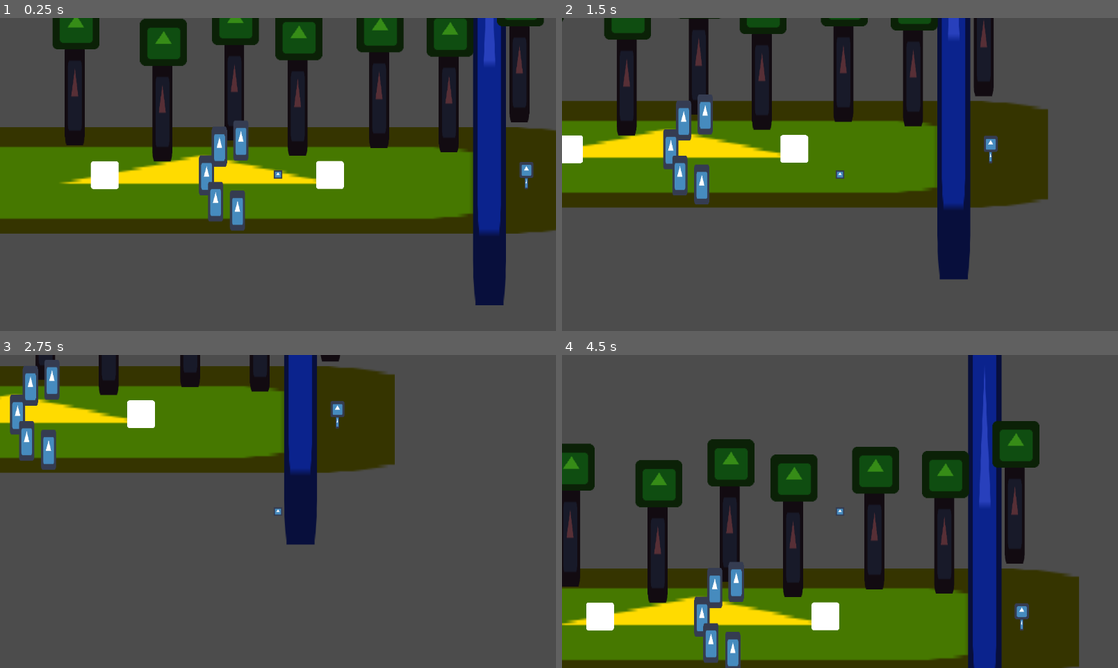
Above: before the commit, frames 1-4 (two rows, left to right).
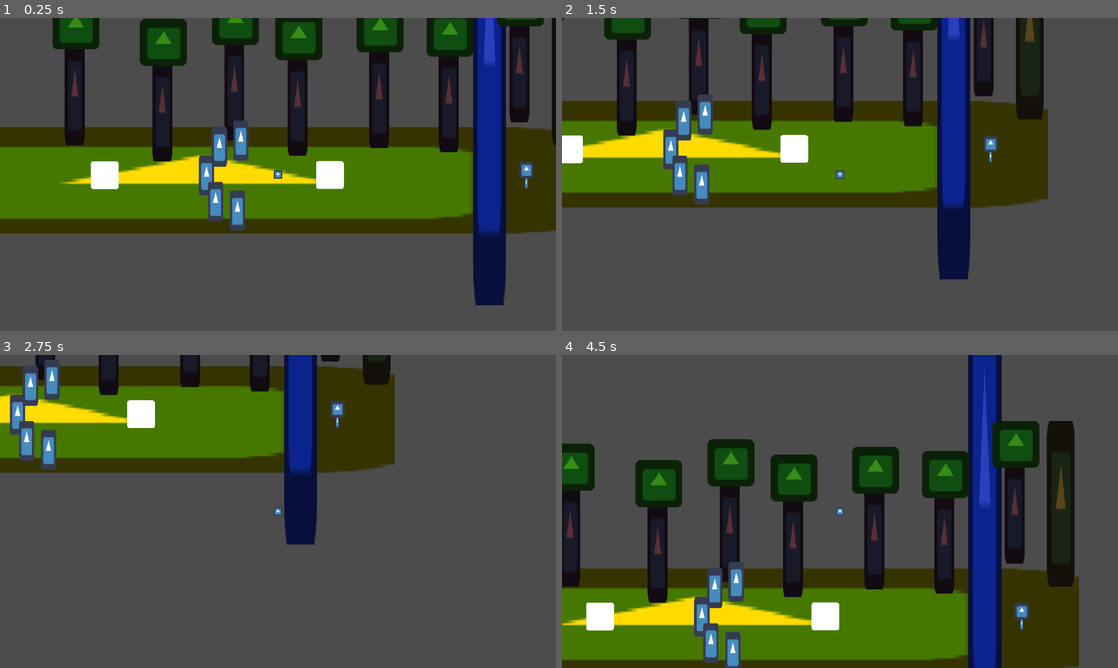
Above: after the commit, the same moments.

Repository: kjanuska/Independent-Study-Game
Game: Godot game, scene res://Scenes/Main.tscn
Two runs of this game, one before a commit and one after it. Both use one fixed random seed, a clock stepped at 60 frames per second and the inputs below. The engine's default icon, where the game draws it, is replaced by a stand-in: a white triangle on a blue panel in a dark square.
Inputs (mouse positions are in pixels of both pictures, inside the frame that each line leads up to):
- Up to frame 1 (0.25 s): no input
- Up to frame 2 (1.5 s): tap Enter at 0.5 s; move the mouse to (962, 158) at 0.52 s; hold D (ui_right) 0.53-1.28 s; hold E (Interact) 0.53-1.28 s; move the mouse to (728, 190) at 1.27 s; hold S (ui_down) from 1.28 s (still down); click (728, 190) at 1.35 s
- Up to frame 3 (2.75 s): move the mouse to (333, 442) at 2.02 s; release S (ui_down) at 2.03 s; hold D (ui_right) from 2.03 s (still down); hold Right mouse button (shoot) from 2.03 s (still down)
- Up to frame 4 (4.5 s): move the mouse to (812, 574) at 2.77 s; release D (ui_right) at 2.78 s; release Right mouse button (shoot) at 2.78 s; hold W (ui_up) 2.78-3.53 s; tap Space (space) at 2.85 s; move the mouse to (1006, 558) at 3.52 s; hold E (Interact) 3.53-4.28 s; hold A (ui_left) from 3.53 s (still down); move the mouse to (673, 464) at 4.27 s; click (673, 464) at 4.35 s

The runs differ from the first frame. In frame 1, 0.3% of the frame differs, in the area x 99-100%, y 0-41%; in frame 2, 1.6%; in frame 3, 0.5%; in frame 4, 2.7%, in the area x 87-93%, y 21-74%.

Commit message:
added falling log

Diff:
--- /dev/null
+++ b/Scenes/Log.tscn
@@ -0,0 +1,33 @@
+[gd_scene load_steps=4 format=2]
+
+[ext_resource path="res://Scripts/Log.gd" type="Script" id=1]
+[ext_resource path="res://icon.png" type="Texture" id=2]
+
+[sub_resource type="Animation" id=1]
+resource_name = "fall"
+length = 2.0
+step = 0.01
+tracks/0/type = "value"
+tracks/0/path = NodePath(".:rotation_degrees")
+tracks/0/interp = 2
+tracks/0/loop_wrap = true
+tracks/0/imported = false
+tracks/0/enabled = true
+tracks/0/keys = {
+"times": PoolRealArray( 0, 0.16, 0.22, 0.56, 2 ),
+"transitions": PoolRealArray( 1, 1, 0.965936, 1.93187, 1 ),
+"update": 0,
+"values": [ 0.0, 2.0, -2.0, 7.0, -90.0 ]
+}
+
+[node name="Log" type="Node2D"]
+script = ExtResource( 1 )
+
+[node name="Sprite" type="Sprite" parent="."]
+modulate = Color( 0.356863, 0.270588, 0.109804, 1 )
+position = Vector2( 0, -153.467 )
+scale = Vector2( 1, 5.96 )
+texture = ExtResource( 2 )
+
+[node name="AnimationPlayer" type="AnimationPlayer" parent="."]
+anims/fall = SubResource( 1 )
--- a/Scenes/Main.tscn
+++ b/Scenes/Main.tscn
@@ -8,6 +8,7 @@
 [ext_resource path="res://Scenes/Tree.tscn" type="PackedScene" id=6]
 [ext_resource path="res://Scenes/SpawnLocation.tscn" type="PackedScene" id=7]
 [ext_resource path="res://Scenes/Target.tscn" type="PackedScene" id=8]
+[ext_resource path="res://Scenes/Log.tscn" type="PackedScene" id=9]
 
 [node name="Main" type="Node2D"]
 
@@ -92,3 +93,6 @@
 
 [node name="Target" parent="." instance=ExtResource( 8 )]
 position = Vector2( 1550.86, 202.004 )
+
+[node name="Log" parent="." instance=ExtResource( 9 )]
+position = Vector2( 1641, 105.806 )
--- a/Scenes/Player.tscn
+++ b/Scenes/Player.tscn
@@ -1,7 +1,8 @@
-[gd_scene load_steps=5 format=2]
+[gd_scene load_steps=7 format=2]
 
 [ext_resource path="res://Scripts/Player.gd" type="Script" id=1]
 [ext_resource path="res://icon.png" type="Texture" id=2]
+[ext_resource path="res://Scripts/PlayerHurtbox.gd" type="Script" id=3]
 
 [sub_resource type="RectangleShape2D" id=1]
 
@@ -11,6 +12,8 @@
 func _on_PopupTimer_timeout():
 	$\".\".hide()
 "
+
+[sub_resource type="RectangleShape2D" id=3]
 
 [node name="Player" type="KinematicBody2D" groups=[
 "player",
@@ -46,6 +49,14 @@
 [node name="Sprite" type="Sprite" parent="."]
 scale = Vector2( 0.32, 0.320001 )
 texture = ExtResource( 2 )
+
+[node name="Hurtbox" type="Area2D" parent="." groups=[
+"hurtbox",
+]]
+script = ExtResource( 3 )
+
+[node name="CollisionShape2D" type="CollisionShape2D" parent="Hurtbox"]
+shape = SubResource( 3 )
+[connection signal="timeout" from="DashTimer" to="." method="_on_DashTimer_timeout"]
 [connection signal="timeout" from="DashTimer" to="." method="_on_Timer_timeout"]
-[connection signal="timeout" from="DashTimer" to="." method="_on_DashTimer_timeout"]
 [connection signal="timeout" from="DashCooldown" to="." method="_on_DashCooldown_timeout"]
--- a/Scenes/River.tscn
+++ b/Scenes/River.tscn
@@ -1,17 +1,27 @@
-[gd_scene load_steps=3 format=2]
+[gd_scene load_steps=4 format=2]
 
-[ext_resource path="res://icon.png" type="Texture" id=1]
+[ext_resource path="res://Scripts/River.gd" type="Script" id=1]
+[ext_resource path="res://icon.png" type="Texture" id=2]
 
 [sub_resource type="RectangleShape2D" id=1]
 extents = Vector2( 33.0027, 31.9991 )
 
 [node name="River" type="StaticBody2D"]
 scale = Vector2( -1.19886, 18.5145 )
+script = ExtResource( 1 )
 
 [node name="CollisionShape2D" type="CollisionShape2D" parent="."]
 position = Vector2( -1, 0 )
 shape = SubResource( 1 )
 
-[node name="Sprite" type="Sprite" parent="."]
+[node name="Empty" type="Sprite" parent="."]
+modulate = Color( 0.937255, 0.768627, 0.0980392, 1 )
+texture = ExtResource( 2 )
+
+[node name="Flowing" type="Sprite" parent="."]
 modulate = Color( 0.160784, 0.254902, 0.741176, 1 )
-texture = ExtResource( 1 )
+texture = ExtResource( 2 )
+
+[node name="FallTimer" type="Timer" parent="."]
+wait_time = 2.0
+[connection signal="timeout" from="FallTimer" to="." method="_on_FallTimer_timeout"]
--- a/Scenes/Target.tscn
+++ b/Scenes/Target.tscn
@@ -5,13 +5,12 @@
 
 [sub_resource type="CircleShape2D" id=1]
 
-[sub_resource type="RectangleShape2D" id=4]
+[sub_resource type="RectangleShape2D" id=2]
 extents = Vector2( 2.38095, 8.92857 )
 
-[sub_resource type="CircleShape2D" id=2]
+[sub_resource type="CircleShape2D" id=3]
 
-[sub_resource type="Animation" id=3]
-resource_name = "hurt"
+[sub_resource type="Animation" id=4]
 length = 0.2
 tracks/0/type = "value"
 tracks/0/path = NodePath("TargetCircle:modulate")
@@ -35,8 +34,7 @@
 
 [node name="CollisionShape2D2" type="CollisionShape2D" parent="."]
 position = Vector2( 0, 15.4762 )
-scale = Vector2( 1, 1 )
-shape = SubResource( 4 )
+shape = SubResource( 2 )
 
 [node name="TargetCircle" type="Sprite" parent="."]
 modulate = Color( 1, 0.996078, 0.996078, 1 )
@@ -56,7 +54,11 @@
 
 [node name="CollisionShape2D" type="CollisionShape2D" parent="Hurtbox"]
 position = Vector2( 1.19048, -1.19048 )
-shape = SubResource( 2 )
+shape = SubResource( 3 )
+
+[node name="FallTimer" type="Timer" parent="."]
+wait_time = 2.0
 
 [node name="AnimationPlayer" type="AnimationPlayer" parent="."]
-anims/hurt = SubResource( 3 )
+anims/hurt = SubResource( 4 )
+[connection signal="timeout" from="FallTimer" to="Hurtbox" method="_on_FallTimer_timeout"]
--- a/Scripts/Arrow.gd
+++ b/Scripts/Arrow.gd
@@ -19,6 +19,6 @@
 	queue_free()
 
 func _on_Arrow_area_entered(area):
-	if area.is_in_group("hurtbox"):
+	if area.is_in_group("hurtbox") && area.get_parent() != self.get_parent():
 		area.take_damage()
-	queue_free()
+		queue_free()
--- /dev/null
+++ b/Scripts/Log.gd
@@ -0,0 +1,4 @@
+extends Node2D
+
+func fall():
+	$AnimationPlayer.play("fall")
--- a/Scripts/Player.gd
+++ b/Scripts/Player.gd
@@ -12,6 +12,7 @@
 var can_move = true
 #used in _ready to get parent node
 var player
+var health = 3
 
 #store preloaded scene as var
 var bullet_load = preload("res://Scenes/Gun/Bullet.tscn")
--- /dev/null
+++ b/Scripts/PlayerHurtbox.gd
@@ -0,0 +1,8 @@
+extends Area2D
+
+var health = 3
+
+func take_damage():
+	health -= 1
+	if health == 0:
+		print("you died")
--- /dev/null
+++ b/Scripts/River.gd
@@ -0,0 +1,4 @@
+extends StaticBody2D
+
+func _on_FallTimer_timeout():
+	get_node("Flowing").hide()
--- a/Scripts/Target.gd
+++ b/Scripts/Target.gd
@@ -1,8 +1,6 @@
 extends Area2D
 
 var health = 3
-
-onready var river = get_tree().get_root().get_node("Main").get_node("River")
 
 func take_damage():
 	print("ouch")
@@ -10,4 +8,5 @@
 	get_parent().get_node("AnimationPlayer").play("hurt")
 	if health == 0:
 		get_parent().queue_free()
-		river.queue_free()
+		get_tree().get_root().get_node("Main").get_node("River").get_node("FallTimer").start()
+		get_tree().get_root().get_node("Main").get_node("Log").get_node("AnimationPlayer").play("fall")
Not shown: 1 places in Scenes/Main.tscn that only renumber resources
